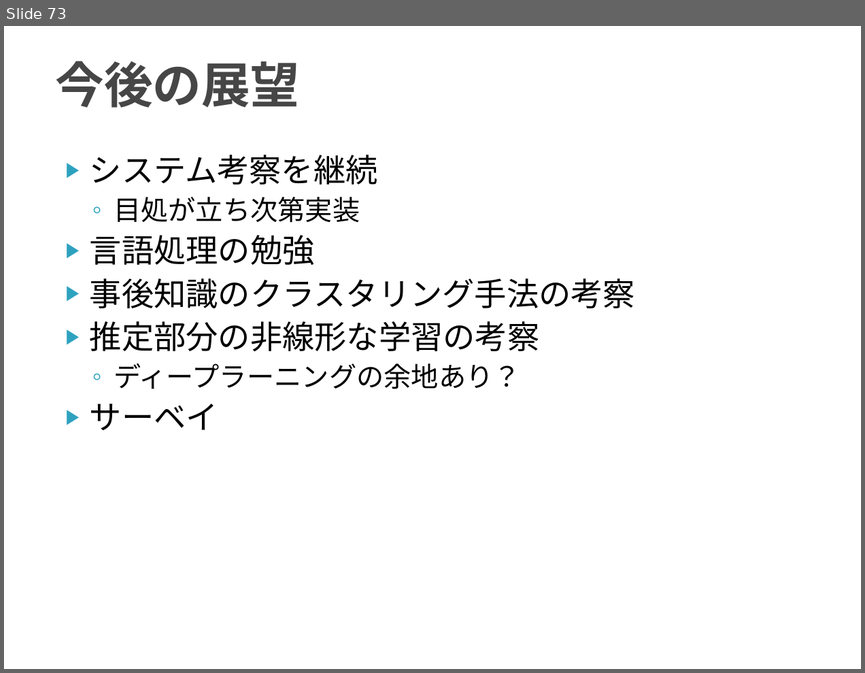
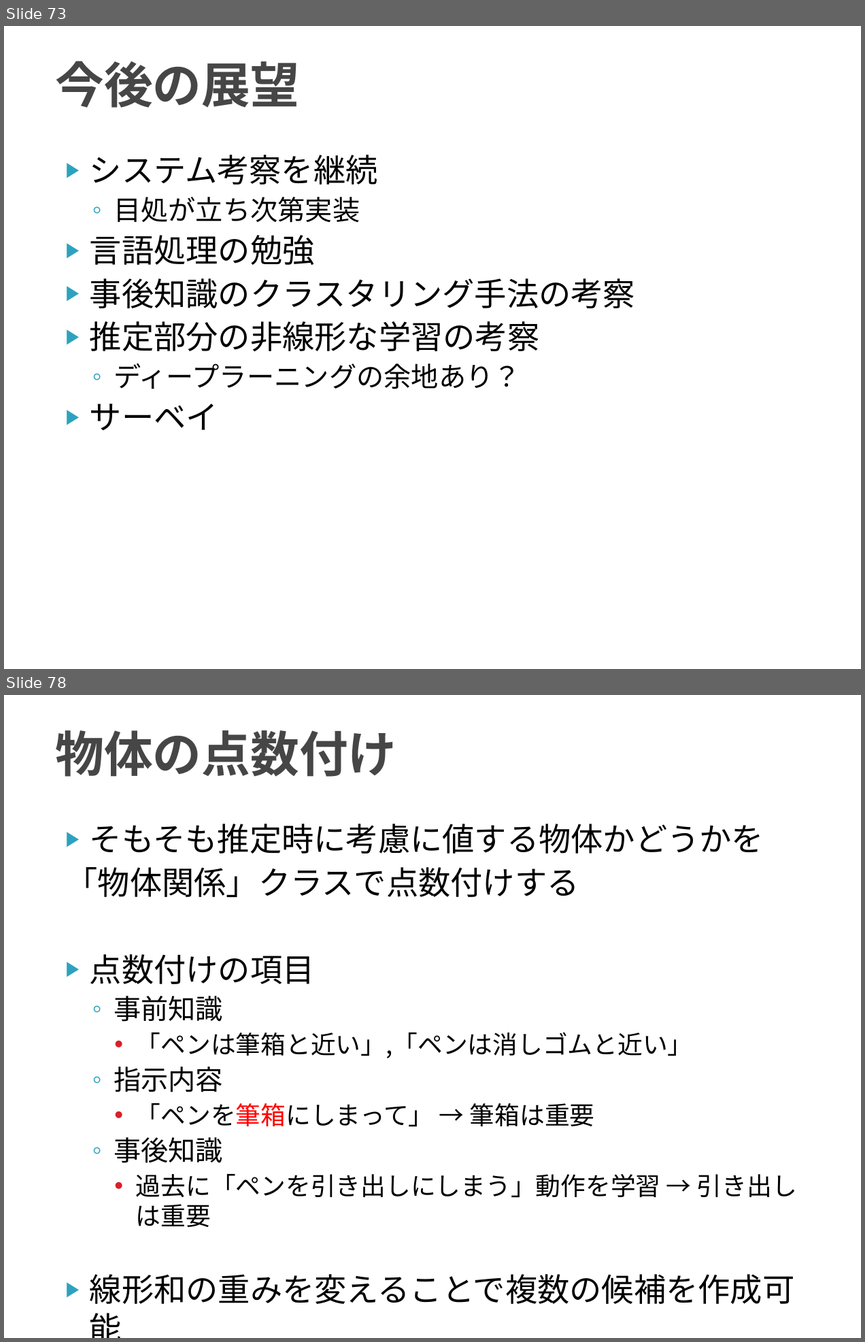
Before and after one commit to TetsuyaKomota/GitforEclipseTest, a slide deck: IntentionLearning_v2/slide/discussion2016.pptx. Shown one above the other, each under a label of ours: slide 73 before the commit, slides 73 and 78 after it; the slides between them are not shown. The pictures are 865x673 and 865x1342 pixels, drawn with LibreOffice and Linux fonts; fonts in the diff are those of the drawing. Boxes give left, top, right and bottom in pixels: in the first picture for what was removed or moved away, otherwise in the second. Text is boxed around its words. In the diff, an @@ line names an element or a change of style, - is before the commit and + after.

```diff
--- a/IntentionLearning_v2/slide/discussion2016.pptx
+++ b/IntentionLearning_v2/slide/discussion2016.pptx
@@ slide 78 added at (x1=4, y1=695, x2=861, y2=1338), background #FFFFFF @@
@@ title added at (x1=55, y1=730, x2=396, y2=777), 41 pt, text #464646, bold @@
+物体の点数付け
@@ text added at (x1=66, y1=824, x2=797, y2=1304), 21 pt, text #000000 @@
+▶ そもそも推定時に考慮に値する物体かどうかを
+「物体関係」クラスで点数付けする
+▶ 点数付けの項目
+  ◦ 事前知識
+    • 「ペンは筆箱と近い」,「ペンは消しゴムと近い」
+  ◦ 指示内容
+    • 「ペンを筆箱にしまって」 → 筆箱は重要
+  ◦ 事後知識
+    • 過去に「ペンを引き出しにしまう」動作を学習 → 引き出しは重要
+▶ 線形和の重みを変えることで複数の候補を作成可能
```
Also in this commit, not shown: 4 slides changed, 12 other slides added, 1 other file.
